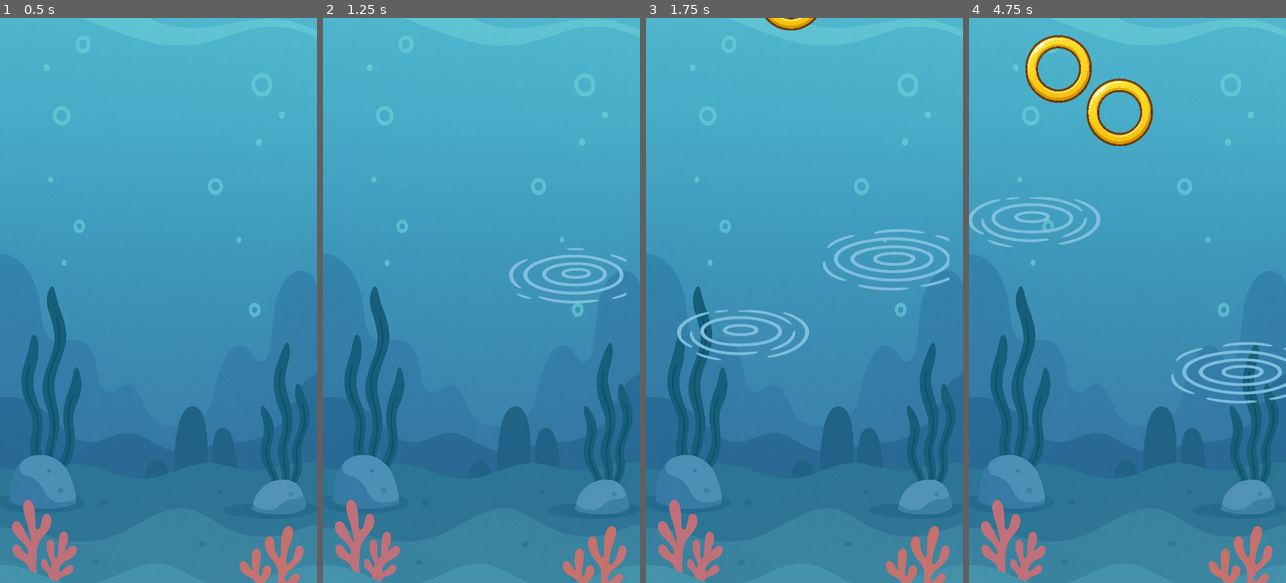
Above: before the commit, frames 1-4 (left to right).
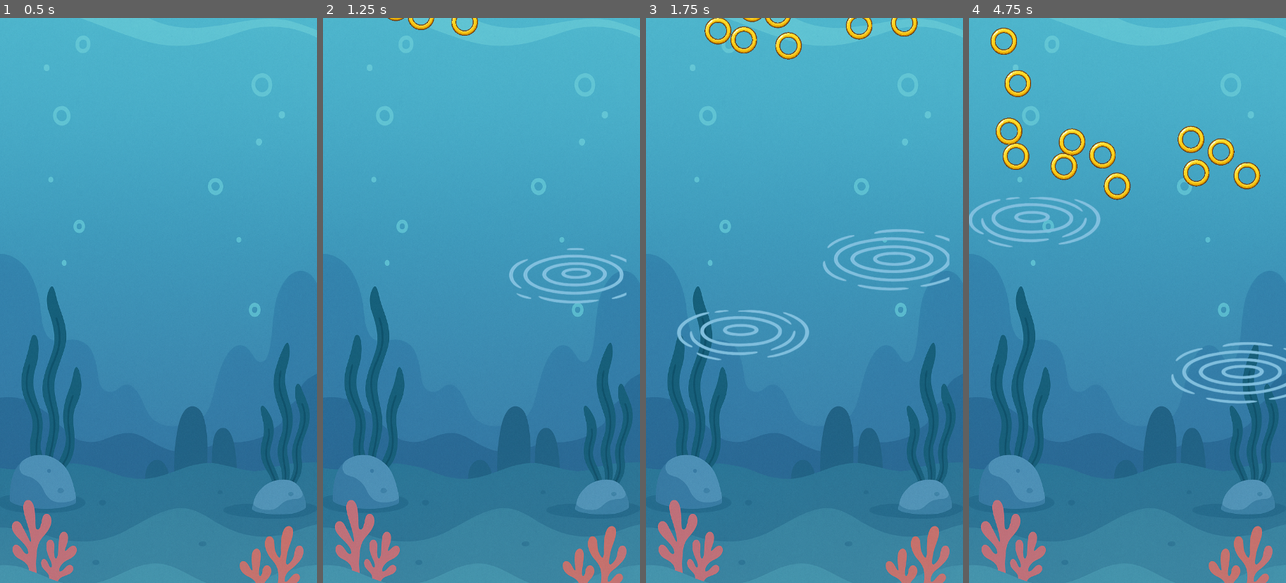
Above: after the commit, the same moments.

Repository: ericso/aqua-launch
Game: Godot game, scene res://main.tscn
Two runs of this game, one before a commit and one after it. Both use one fixed random seed, a clock stepped at 60 frames per second and the inputs below.
Inputs (mouse positions are in pixels of both pictures, inside the frame that each line leads up to):
- Up to frame 1 (0.5 s): no input
- Up to frame 2 (1.25 s): tap Enter at 0.5 s; move the mouse to (551, 272) at 0.52 s; click (551, 272) at 0.67 s
- Up to frame 3 (1.75 s): move the mouse to (741, 328) at 1.27 s; click (741, 328) at 1.42 s
- Up to frame 4 (4.75 s): move the mouse to (1159, 176) at 2.02 s; click (1159, 176) at 2.17 s; move the mouse to (1111, 413) at 2.77 s; click (1111, 413) at 2.92 s; move the mouse to (1222, 385) at 3.52 s; click (1222, 385) at 3.67 s; move the mouse to (1032, 215) at 4.27 s; click (1032, 215) at 4.42 s

Frame 1 is identical in both runs. In frame 2, 0.3% of the frame differs, in the area x 20-49%, y 0-4%; in frame 3, 1.2%; in frame 4, 5.1%, in the area x 6-92%, y 1-33%.

Commit message:
scale rings in code; tweak size and spawn rate; tweak impulse

Diff:
--- a/main.gd
+++ b/main.gd
@@ -7,14 +7,14 @@
 
 # spawn rate of rings is dependent on the number of rings on screen
 # more rings on screen increases the spawn interval
-@export var spawn_interval := 1.0 # default spawn rate in seconds
-@export var base_interval := 1.0
-@export var interval_per_ring := 3.0
-@export var max_interval := 10.0
+@export var spawn_interval := 0.1 # default spawn rate in seconds
+@export var base_interval := 0.1
+@export var interval_per_ring := 0.5
+@export var max_interval := 1.0
 
-@export var nudge_force = 100000
-var min_nudge_force = 0
-var max_nudge_force = nudge_force / 2
+@export var nudge_force = 50000
+var min_nudge_force = 100
+var max_nudge_force = nudge_force / 3
 
 func _process(delta: float) -> void:
 	spawn_timer += delta
@@ -39,6 +39,7 @@
 	var ring = ring_scene.instantiate()
 	var x_pos = randf_range(50, 670) # Avoid edges of 720px wide screen
 	ring.position = Vector2(x_pos, -100)
+	ring.ring_scale = 0.1
 	add_child(ring)
 
 func _unhandled_input(event: InputEvent) -> void:
--- a/ring.gd
+++ b/ring.gd
@@ -1,12 +1,21 @@
 extends RigidBody2D
 
 @export var floating_damp := 4 # damping to simulate water resistance
+
+@export var ring_scale: float = 1.0
 
 func _process(delta) -> void:
 	if position.y > 1400:
 		queue_free()
 
 func _ready():
+	# resize the rings
+	$Sprite.scale = Vector2.ONE * ring_scale
+	$CollisionShape.scale = Vector2.ONE * ring_scale
+
+	# set the gravity
 	gravity_scale = 0.6
+
+	# set the gravity damping
 	linear_damp = floating_damp
 	angular_damp = floating_damp
--- a/ring.tscn
+++ b/ring.tscn
@@ -10,11 +10,9 @@
 script = ExtResource("1_ln3uk")
 
 [node name="Sprite" type="Sprite2D" parent="."]
-scale = Vector2(0.25, 0.25)
 texture = ExtResource("2_jiui3")
 metadata/_edit_group_ = true
 
 [node name="CollisionShape" type="CollisionShape2D" parent="."]
-scale = Vector2(0.25, 0.25)
 shape = SubResource("CircleShape2D_jiui3")
 metadata/_edit_group_ = true
